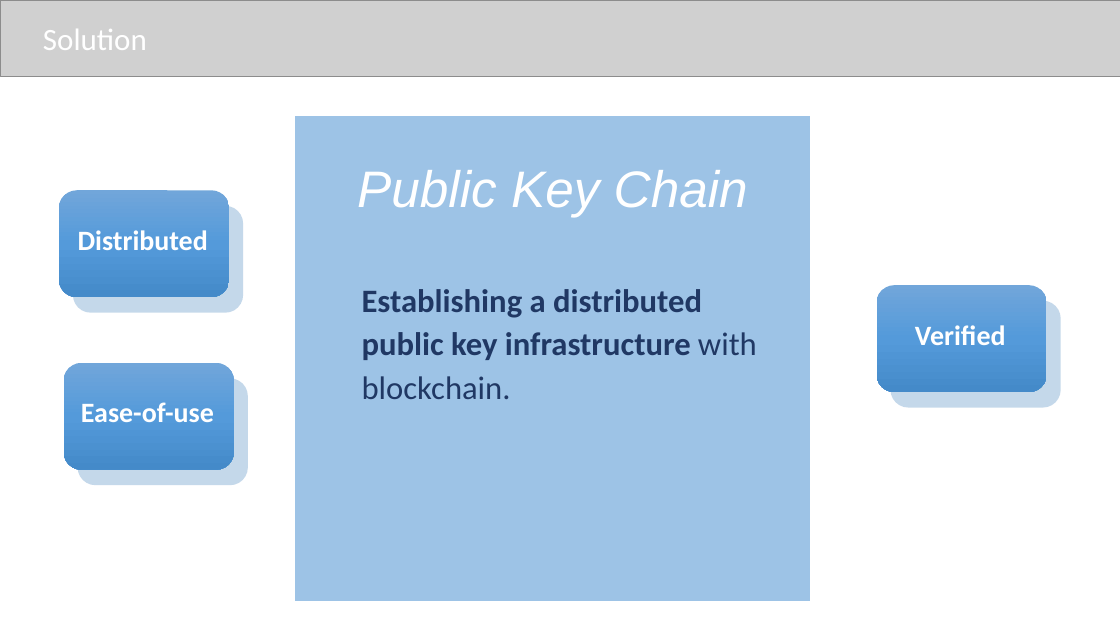
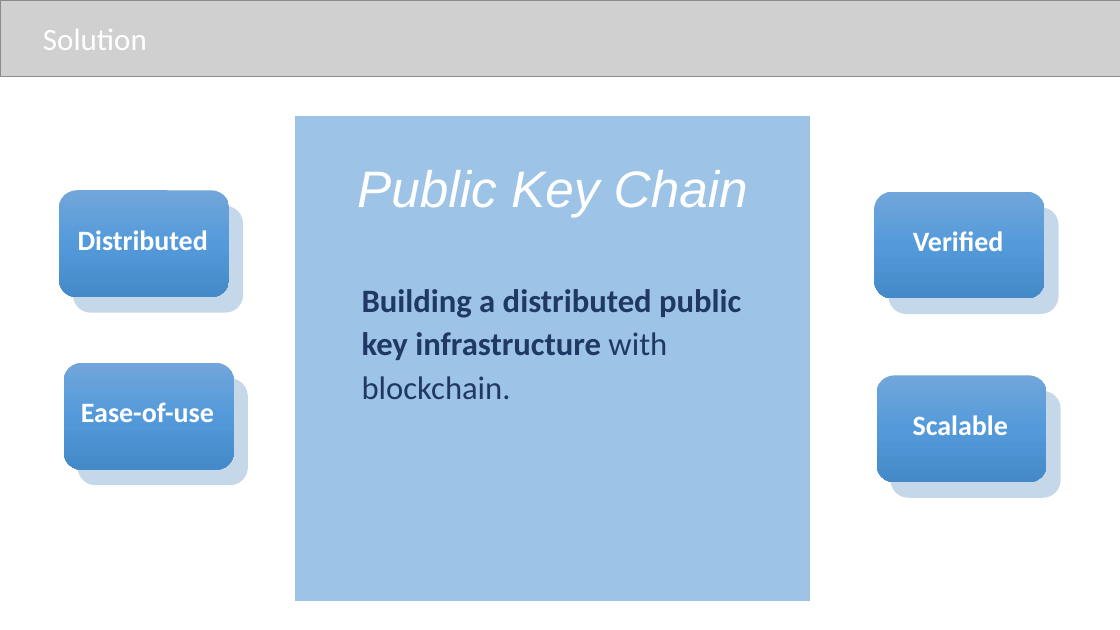
Before and after one commit to jvluso/hackathon-pub-key-chain, a slide deck: slide 3 of pkc.pptx. Drawn at 1120x630 pixels with LibreOffice and Linux fonts; fonts in the diff are those of the drawing; grey boxes stand for pictures. Boxes give left, top, right and bottom in pixels: in the first picture for what was removed or moved away, otherwise in the second. Text is boxed around its words. In the diff, an @@ line names an element or a change of style, - is before the commit and + after.

Commit message:
Update slides.

```diff
--- a/pkc.pptx
+++ b/pkc.pptx
@@ 2 rounded rectangles, 1 text: place and size @@
-2 rounded rectangles, 1 text at bbox=[876, 286, 1061, 408]
+2 rounded rectangles, 1 text at bbox=[875, 192, 1060, 314]
@@ text at bbox=[362, 289, 741, 399]: text changed @@
-Establishing a distributed public key infrastructure with blockchain.
+Building a distributed public key infrastructure with blockchain.
@@ rounded rectangle added at bbox=[876, 376, 1047, 482], fill gradient #71A6DB to #559BDB to #448ACA @@
@@ rounded rectangle added at bbox=[891, 391, 1061, 497], fill #2E75B6 at 28% opacity @@
@@ text added at bbox=[913, 415, 1008, 435], 24 pt, text #FFFFFF, bold @@
+Scalable
```
Also in this commit, not shown: 1 other file.
